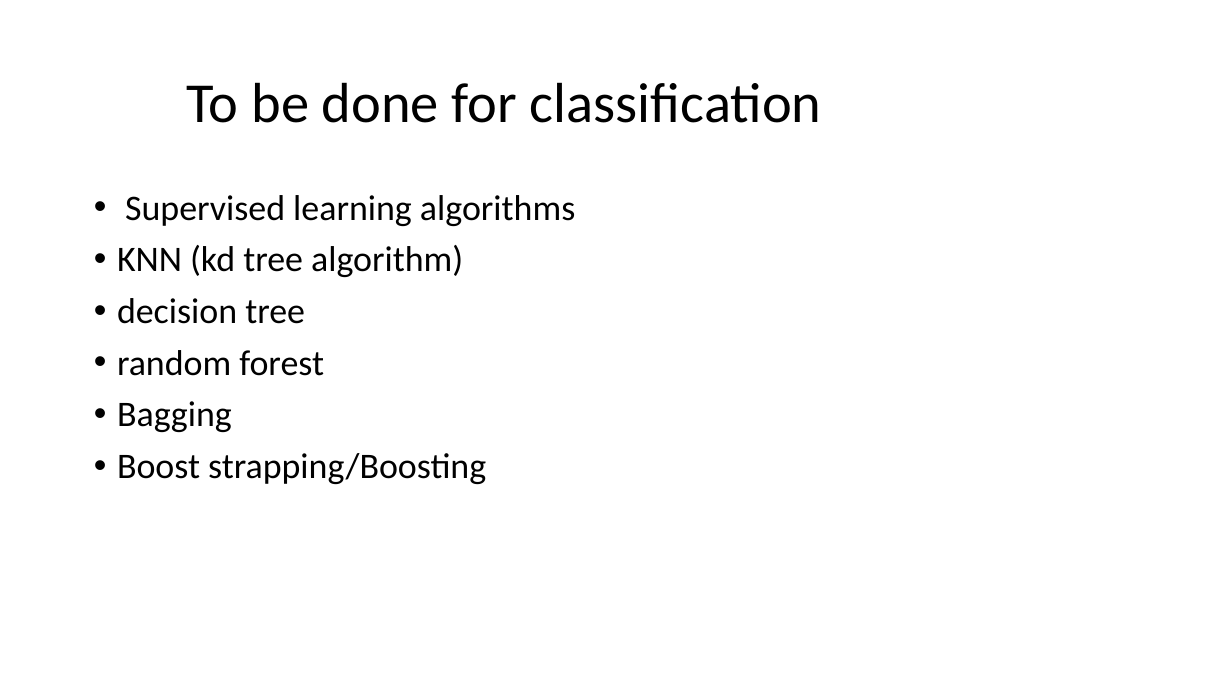
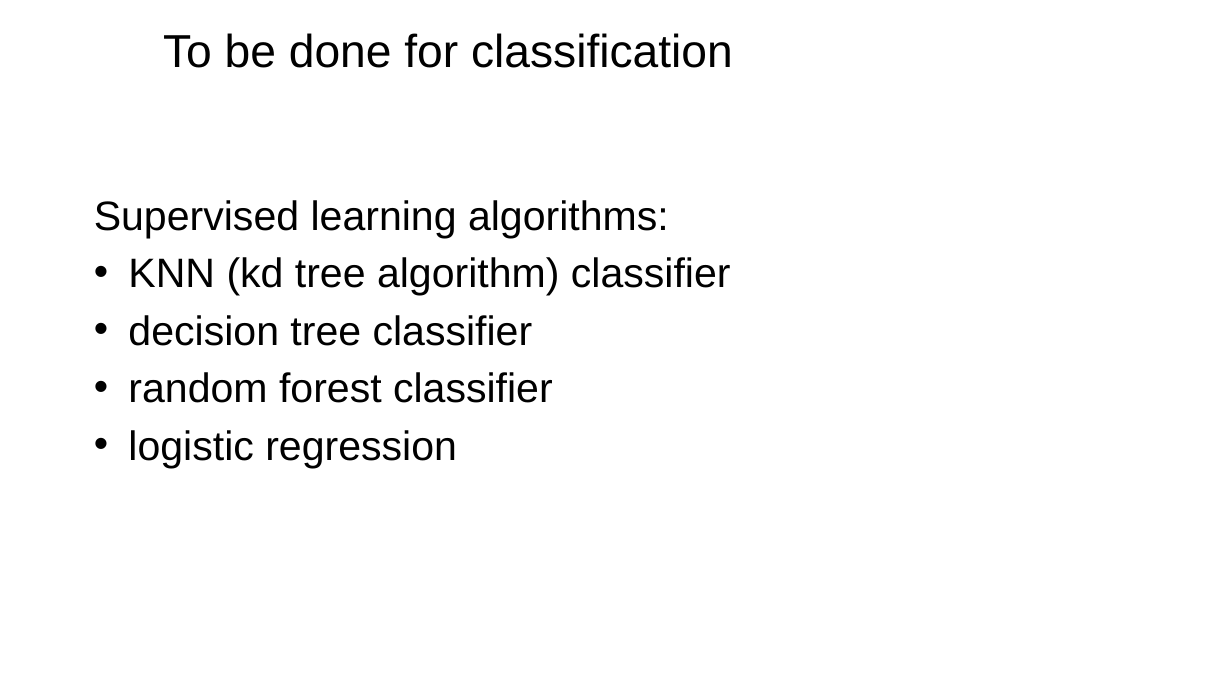
Before and after one commit to adityaravichander45/october-wkshop, a slide deck: slide 9 of Hackathon workshop.pptx (slide 2 before the commit). Drawn at 1232x693 pixels with LibreOffice and Linux fonts; fonts in the diff are those of the drawing; background and template pictures are left out. Boxes give left, top, right and bottom in pixels: in the first picture for what was removed or moved away, otherwise in the second. Text is boxed around its words. In the diff, an @@ line names an element or a change of style, - is before the commit and + after.

```diff
--- a/Hackathon workshop.pptx
+++ b/Hackathon workshop.pptx
@@ title "To be done for classification" moved from (x1=186, y1=82, x2=822, y2=123) to (x1=163, y1=33, x2=733, y2=68) @@
@@ title "To be done for classification" at (x1=163, y1=33, x2=733, y2=68): size 44 to 36 pt, font Calibri to Arial; line spacing 0.9 to 1 @@
@@ text at (x1=94, y1=200, x2=731, y2=468): text changed; size 28 to 32 pt; font Calibri to Arial @@
-• Supervised learning algorithms
-• KNN (kd tree algorithm)
-• decision tree
-• random forest
-• Bagging
-• Boost strapping/Boosting
+Supervised learning algorithms:
+• KNN (kd tree algorithm) classifier
+• decision tree classifier
+• random forest classifier
+• logistic regression
```
Also in this commit, not shown: 7 other slides changed, 3 slides added, 12 slides removed.
